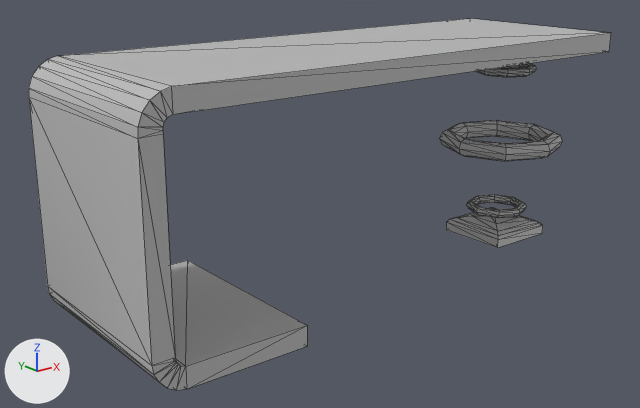
Renders of the FBX model Stencil_Buffer_Masking_HDRP/Assets/_Developers/Spencer/Meshes/Desk.fbx from each side of a commit.
Camera for both pictures: a 50 mm camera at (-0.254, -0.327, 0.174) aimed at (0.013, 0.007, 0.041). Every picture has the same lights, and +X, +Y and +Z are marked at lower left. Mesh edges are drawn as thin lines. Where no turn or scale is listed for an object, it has been applied to the vertices.
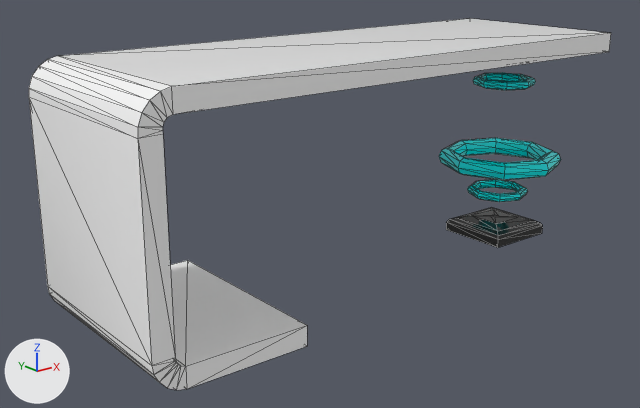
Where the change shows, as pixel boxes [x1, y1, x2, y2] in the pictures (640 x 408 px):
'pTorus3', recoloured, moved: before [440, 121, 562, 161]; after [439, 138, 561, 180]
'pCube2', recoloured: [446, 208, 543, 248] in both
'pTorus2', recoloured, moved: before [467, 195, 526, 218]; after [467, 179, 527, 202]
'pTorus1', recoloured, moved: before [476, 63, 536, 77]; after [473, 73, 535, 90]
part 1 of me_mesh, recoloured: [29, 56, 307, 390] in both
part 2 of me_mesh, recoloured (grey to white): [60, 18, 611, 114] in both

The change, as a diff of the scene's bpy script:
```diff
--- a/Stencil_Buffer_Masking_HDRP/Assets/_Developers/Spencer/Meshes/Desk.fbx.py
+++ b/Stencil_Buffer_Masking_HDRP/Assets/_Developers/Spencer/Meshes/Desk.fbx.py
@@ mat_aistandardsurface3 @@
+mat_aistandardsurface3 = principled_material('aiStandardSurface3')
+mat_aistandardsurface3.base_color = (0.0, 1.0, 1.0)  # cyan #00ffff
+mat_aistandardsurface3.roughness = 0.1
@@ mat_desk_base @@
+mat_desk_base = principled_material('Desk_Base')
+mat_desk_base.base_color = (0.017, 0.017, 0.017)  # black #232323
+mat_desk_base.roughness = 0.1
@@ mat_desk @@
+mat_desk = principled_material('Desk')
+mat_desk.base_color = (1.0, 1.0, 1.0)  # white #ffffff
+mat_desk.roughness = 0.1
@@ me_mesh_002 @@
 me_mesh_002.from_pydata(...)  # 64 vertices, 128 faces; spans x -0.035..0.035, y -0.035..0.035, z -0.005..0.005
-me_mesh_002.materials.append(mat_lambert1)  # grey #bcbcbc
+me_mesh_002.materials.append(mat_aistandardsurface3)  # cyan #00ffff
@@ me_mesh_003 @@
 me_mesh_003.from_pydata(...)  # 64 vertices, 128 faces; spans x -0.0175..0.0175, y -0.0175..0.0175, z -0.0025..0.0025
-me_mesh_003.materials.append(mat_lambert1)  # grey #bcbcbc
+me_mesh_003.materials.append(mat_aistandardsurface3)  # cyan #00ffff
@@ me_mesh_001 @@
 me_mesh_001.from_pydata(...)  # 24 vertices, 44 faces; spans x -0.02..0.02, y -0.02..0.02, z -0.0025..0.0073
-me_mesh_001.materials.append(mat_lambert1)  # grey #bcbcbc
+me_mesh_001.materials.append(mat_desk_base)  # black #232323
@@ me_mesh_004 @@
 me_mesh_004.from_pydata(...)  # 64 vertices, 128 faces; spans x -0.0175..0.0175, y -0.0175..0.0175, z -0.0025..0.0025
-me_mesh_004.materials.append(mat_lambert1)  # grey #bcbcbc
+me_mesh_004.materials.append(mat_aistandardsurface3)  # cyan #00ffff
@@ me_mesh @@
 me_mesh.from_pydata(...)  # 80 vertices, 156 faces; spans x -0.115..0.165, y -0.05..0.05, z -0.067..0.053
 # used by ob_pcube1; location = (0.0, 0.0, 0.0667)
+# me_mesh part 1: all 98 faces centred in x -0.115..-0.04, y -0.05..0.05, z -0.067..0.053 switch from mat_lambert1 (grey #bcbcbc) to mat_desk (white #ffffff)
+# me_mesh part 2: all 16 faces centred in x -0.027..0.165, y -0.05..0.05, z 0.043..0.053 switch from mat_lambert1 (grey #bcbcbc) to mat_desk (white #ffffff)
+me_mesh.materials.append(mat_desk_base)  # black #232323
@@ ob_ptorus3 @@
 ob_ptorus3 = bpy.data.objects.new('pTorus3', me_mesh_002)
-ob_ptorus3.location = (0.1408, 0.0, 0.0562)
+ob_ptorus3.location = (0.1408, 0.0, 0.0453)
@@ ob_ptorus2 @@
 ob_ptorus2 = bpy.data.objects.new('pTorus2', me_mesh_003)
-ob_ptorus2.location = (0.1408, 0.0, 0.016)
+ob_ptorus2.location = (0.1408, 0.0, 0.0256)
@@ ob_ptorus1 @@
 ob_ptorus1 = bpy.data.objects.new('pTorus1', me_mesh_004)
-ob_ptorus1.location = (0.1408, 0.0, 0.0974)
+ob_ptorus1.location = (0.1408, 0.0, 0.0902)
```
